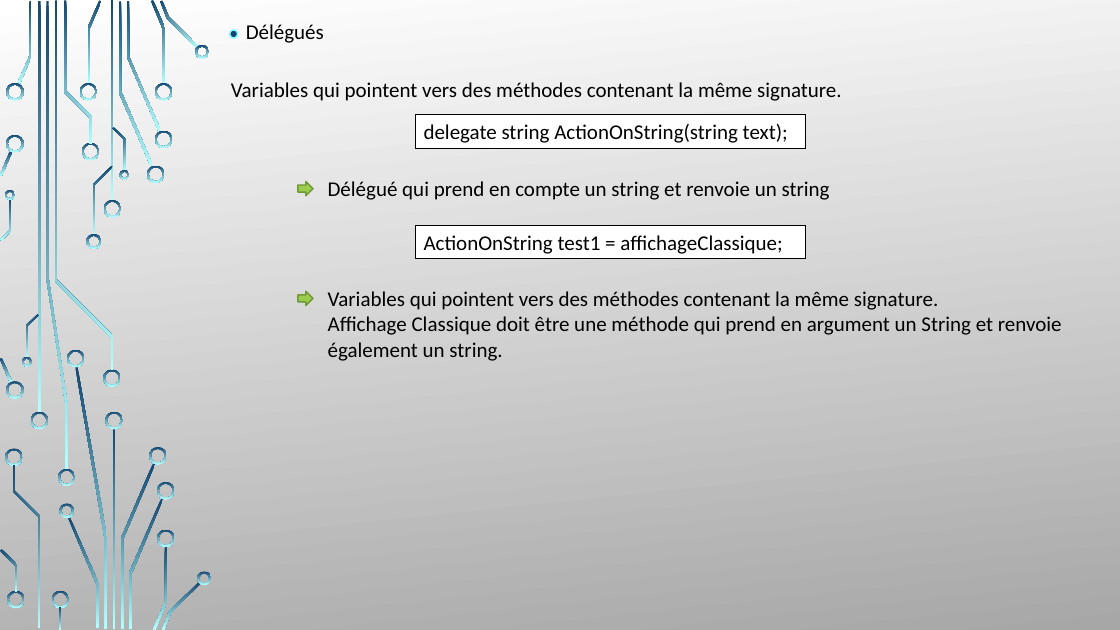
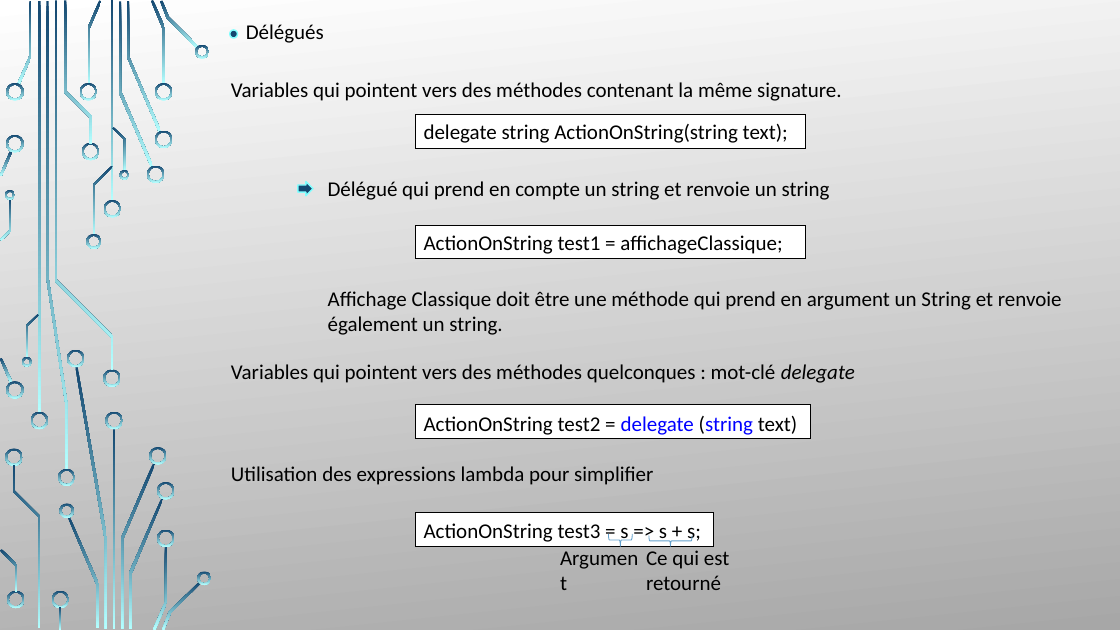
Before and after one commit to LouisMalbranque/Projet-C-S2, a slide deck: slide 6 of CoursCS2.pptx. Drawn at 1120x630 pixels with LibreOffice and Linux fonts; fonts in the diff are those of the drawing; background and template pictures are left out. Boxes give left, top, right and bottom in pixels: in the first picture for what was removed or moved away, otherwise in the second. Text is boxed around its words. In the diff, an @@ line names an element or a change of style, - is before the commit and + after.

```diff
--- a/CoursCS2.pptx
+++ b/CoursCS2.pptx
@@ right arrow at (298,181,313,196): fill #9ACD4C to #134770; outline #729838 1.25 pt to #82FFFF 1.25 pt @@
@@ right arrow removed at (298,292,313,306) @@
@@ text at (328,291,939,310): paragraph removed @@
-Variables qui pointent vers des méthodes contenant la même signature.
@@ text added at (231,364,855,383), 18 pt, text #000000 @@
+Variables qui pointent vers des méthodes quelconques : mot-clé delegate
@@ rectangle added at (415,404,810,439), fill #FFFFFF, outline #000000 0.75 pt, 18 pt, text #000000 @@
+ActionOnString test2 = delegate (string text)
@@ text added at (231,466,653,485), 18 pt, text #000000 @@
+Utilisation des expressions lambda pour simplifier
@@ rectangle added at (415,513,713,547), fill #FFFFFF, outline #000000 0.75 pt, 18 pt, text #000000 @@
+ActionOnString test3 = s => s + s;
@@ right brace added at (609,534,632,547), outline #63A0CC 0.75 pt @@
@@ right brace added at (649,535,692,546), outline #63A0CC 0.75 pt @@
@@ text added at (552,540,649,574), 18 pt, text #000000 @@
+Argument
@@ text added at (646,550,729,590), 18 pt, text #000000 @@
+Ce qui est retourné
```
Also in this commit, not shown: 1 other file.
